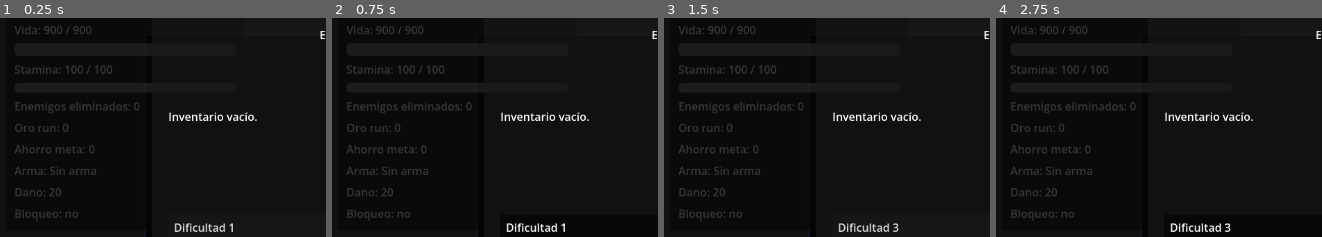
Above: before the commit, frames 1-4 (left to right).
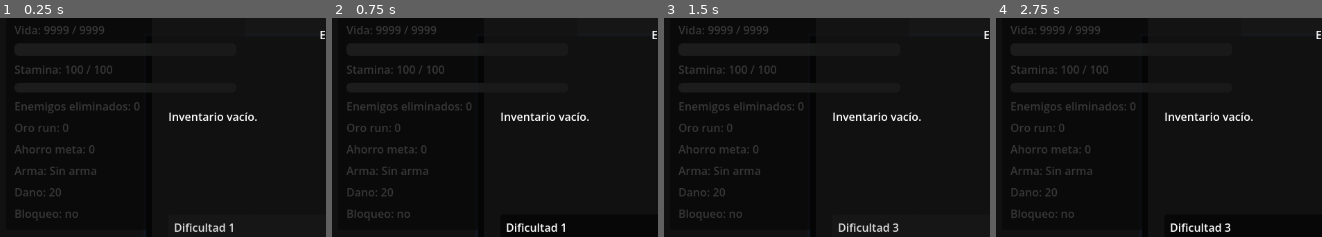
Above: after the commit, the same moments.

Repository: sergioHdz77/Dungeon-Project
Game: Godot game, scene res://scenes/core/main.tscn
Same seed, same stepped clock (60 frames per second), same inputs: the game is played once before the commit and once after it.
Inputs:
- Up to frame 1 (0.25 s): no input
- Up to frame 2 (0.75 s): click "Dificultad 1" at 0.5 s
- Up to frame 3 (1.5 s): click "Sin arma" at 1.25 s
- Up to frame 4 (2.75 s): click "Dificultad 3" at 2 s
The pictures show only the part of the screen within x 0-50%, y 13-63%; the shares and areas given below are measured in that part.

The runs differ from the first frame. In frame 1, 0.1% of the frame differs, in the area x 15-32%, y 3-8%; in frame 2, 0.1%; in frame 3, 0.1%; in frame 4, 0.1%.

Commit message:
feat: add enemy attack component

Diff:
--- a/scenes/enemies/enemy_grunt.tscn
+++ b/scenes/enemies/enemy_grunt.tscn
@@ -2,6 +2,7 @@
 
 [ext_resource type="Script" uid="uid://dgomvbjdehfja" path="res://scripts/enemies/enemy.gd" id="1_55jtl"]
 [ext_resource type="Texture2D" uid="uid://cvcdbd7b5vb22" path="res://art/enemyFlyingAlt_2.png" id="2_md0e3"]
+[ext_resource type="Script" uid="uid://becgjnrv31sjg" path="res://scripts/enemies/enemy_attack.gd" id="3_c7ls5"]
 
 [sub_resource type="CircleShape2D" id="CircleShape2D_v6fml"]
 radius = 5.23344
@@ -20,3 +21,6 @@
 [node name="Visuals" type="Node2D" parent="." unique_id=414599218]
 
 [node name="AnimatedSprite2D" type="AnimatedSprite2D" parent="Visuals" unique_id=1959906066]
+
+[node name="Attack" type="Node" parent="." unique_id=2010819422]
+script = ExtResource("3_c7ls5")
--- a/scenes/player/Player.tscn
+++ b/scenes/player/Player.tscn
@@ -438,7 +438,7 @@
 length = 0.16
 tracks/0/type = "value"
 tracks/0/imported = false
-tracks/0/enabled = true
+tracks/0/enabled = false
 tracks/0/path = NodePath("WeaponSocket:position")
 tracks/0/interp = 1
 tracks/0/loop_wrap = true
@@ -455,10 +455,10 @@
 tracks/1/interp = 1
 tracks/1/loop_wrap = true
 tracks/1/keys = {
-"times": PackedFloat32Array(0, 0.08, 0.16),
-"transitions": PackedFloat32Array(1, 1, 1),
-"update": 0,
-"values": [0.0, 0.7853982, -0.61086524]
+"times": PackedFloat32Array(0, 0.05, 0.09998157, 0.1, 0.16),
+"transitions": PackedFloat32Array(1, 1, 1, 1, 1),
+"update": 0,
+"values": [-0.7853982, 0.34906584, 0.9599311, 1.5603243, -0.61086524]
 }
 tracks/2/type = "method"
 tracks/2/imported = false
@@ -563,13 +563,15 @@
 
 [node name="Attack" type="Node" parent="Combat" unique_id=1704303625]
 script = ExtResource("11_8qjgm")
+melee_range = 45.0
+melee_arc_degrees = 40.0
 
 [node name="Block" type="Node" parent="Combat" unique_id=1447500424]
 script = ExtResource("12_ejd4k")
 
 [node name="Progression" type="Node" parent="." unique_id=99627898]
 script = ExtResource("4_524rm")
-max_health = 900.0
+max_health = 9999.0
 
 [node name="Movement" type="Node" parent="." unique_id=1962336015]
 script = ExtResource("11_ov1oi")
--- a/scripts/enemies/enemy.gd
+++ b/scripts/enemies/enemy.gd
@@ -1,5 +1,8 @@
 extends CharacterBody2D
 
+
+
+@onready var attack: Node = get_node_or_null("Attack")
 # -------------------------------------------------------------------
 # STATS BASE
 # -------------------------------------------------------------------
@@ -102,6 +105,8 @@
 
 	queue_redraw()
 
+	if attack != null and attack.has_method("setup"):
+		attack.setup(self, target, contact_damage)
 
 func cache_visual_nodes() -> void:
 	visuals = get_node_or_null("Visuals") as Node2D
@@ -122,10 +127,17 @@
 
 	update_hit_flash(delta)
 	update_knockback(delta)
-	move_towards_target()
-	apply_contact_damage(delta)
+
+	if attack != null and attack.has_method("process_attack"):
+		attack.process_attack(delta)
+
+	if should_chase_target():
+		move_towards_target()
+	else:
+		velocity = knockback_velocity
+		move_and_slide()
+
 	update_visual_direction()
-
 	queue_redraw()
 
 
@@ -164,28 +176,6 @@
 		knockback_friction * delta
 	)
 
-func apply_contact_damage(delta: float) -> void:
-	for i in get_slide_collision_count():
-		var collision: KinematicCollision2D = get_slide_collision(i)
-		var collider: Object = collision.get_collider()
-
-		if collider == null:
-			continue
-
-		var collider_node := collider as Node
-
-		if collider_node == null:
-			continue
-
-		# Los enemigos solo dañan al jugador.
-		# Evita que un enemigo intente dañar a otro enemigo.
-		if not collider_node.is_in_group("player") and collider_node.name != "Player":
-			continue
-
-		if collider_node.has_method("take_damage"):
-			collider_node.take_damage(contact_damage * delta, self)
-
-
 # -------------------------------------------------------------------
 # VIDA / DAÑO / MUERTE
 # -------------------------------------------------------------------
@@ -334,3 +324,17 @@
 		Rect2(bar_position, Vector2(bar_width * health_ratio, bar_height)),
 		Color(0.9, 0.25, 0.25)
 	)
+
+func should_chase_target() -> bool:
+	if attack == null:
+		return true
+
+	if attack.has_method("is_busy"):
+		if attack.is_busy():
+			return false
+
+	if attack.has_method("is_target_in_range"):
+		if attack.is_target_in_range():
+			return false
+
+	return true
--- /dev/null
+++ b/scripts/enemies/enemy_attack.gd
@@ -0,0 +1,86 @@
+extends Node
+
+# Componente responsable SOLO del ataque del enemigo.
+# No mueve al enemigo, no gestiona vida y no suelta loot.
+
+@export var attack_range: float = 34.0
+@export var attack_damage: float = 12.0
+@export var attack_cooldown: float = 1.0
+@export var attack_windup: float = 0.25
+
+var enemy: Node2D = null
+var target: Node2D = null
+
+var cooldown_timer: float = 0.0
+var windup_timer: float = 0.0
+var is_preparing_attack: bool = false
+
+
+func setup(owner_enemy: Node2D, attack_target: Node2D, base_damage: float) -> void:
+	enemy = owner_enemy
+	target = attack_target
+	attack_damage = base_damage
+
+
+func process_attack(delta: float) -> void:
+	if enemy == null:
+		return
+
+	if target == null:
+		return
+
+	if cooldown_timer > 0.0:
+		cooldown_timer -= delta
+
+	if is_preparing_attack:
+		process_windup(delta)
+		return
+
+	if cooldown_timer > 0.0:
+		return
+
+	if is_target_in_range():
+		start_attack()
+
+
+func start_attack() -> void:
+	is_preparing_attack = true
+	windup_timer = attack_windup
+
+
+func process_windup(delta: float) -> void:
+	windup_timer -= delta
+
+	if windup_timer > 0.0:
+		return
+
+	is_preparing_attack = false
+	apply_attack_damage()
+	cooldown_timer = attack_cooldown
+
+
+func apply_attack_damage() -> void:
+	if target == null:
+		return
+
+	if not is_target_in_range():
+		return
+
+	if target.has_method("take_damage"):
+		target.take_damage(attack_damage, enemy)
+
+
+func is_target_in_range() -> bool:
+	if enemy == null:
+		return false
+
+	if target == null:
+		return false
+
+	var distance: float = enemy.global_position.distance_to(target.global_position)
+
+	return distance <= attack_range
+
+
+func is_busy() -> bool:
+	return is_preparing_attack
Not shown, added: scripts/enemies/enemy_attack.gd.uid
